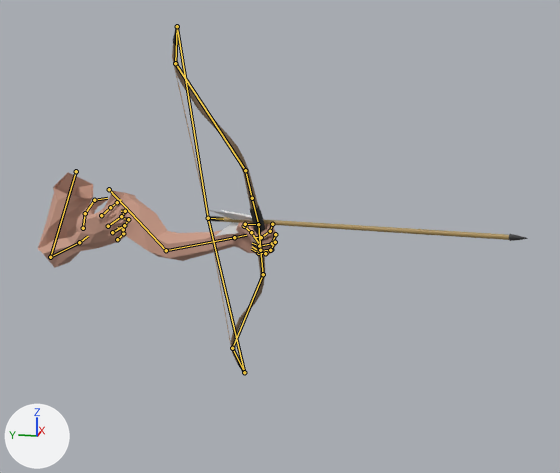
The Blender file ScoopsField/res/items/shortbow/shortbow_moveset.blend, before and after one commit.
Both versions are drawn from a camera (50 mm lens) standing at (-1.84, -0.79, 0.28) and looking at (-0.02, -0.43, -0.18). Lighting does not change. The marker at lower left points along +X, +Y and +Z. The older version comes first. Both versions are drawn at frame 9 of the action 'shoot'; the numbers are the values there. The bones that change, and the others that lie on the model, are drawn over the model as lines.

In view in the first picture: 'Arrow', 'Shortbow', 'Viewmodel'.
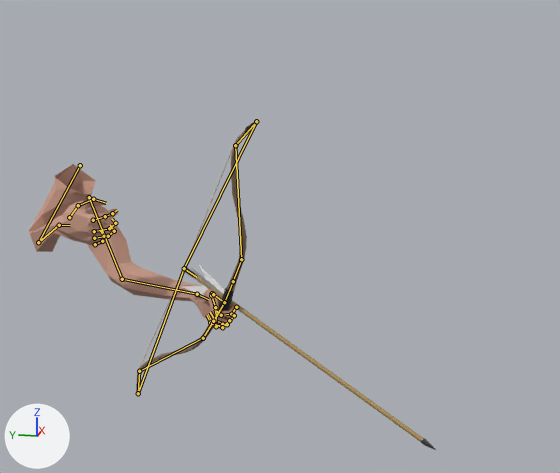
The change in detail:
Bone 'weapon_r' (bone_weapon_r) moves from (-0.112, -0.132, 0.393) to (-0.112, -0.329, 0.308).
Bone 'weapon_r' (bone_weapon_r) turns from (-25, 82, -6) to (57, 59, 74) degrees about its own x, y and z.

Boxes (x1, y1, x2, y2) around the edits, measured in the pictures (560 x 473 px):
'Viewmodel', posed (13% narrower, 71% taller)
    before: (38, 172, 277, 268)
    after: (29, 164, 237, 329)
'Shortbow', posed (32% wider, 21% shorter)
    before: (172, 26, 265, 374)
    after: (136, 120, 259, 395)
'Arrow', posed (21% narrower, 481% taller)
    before: (207, 210, 528, 241)
    after: (182, 265, 436, 450)
